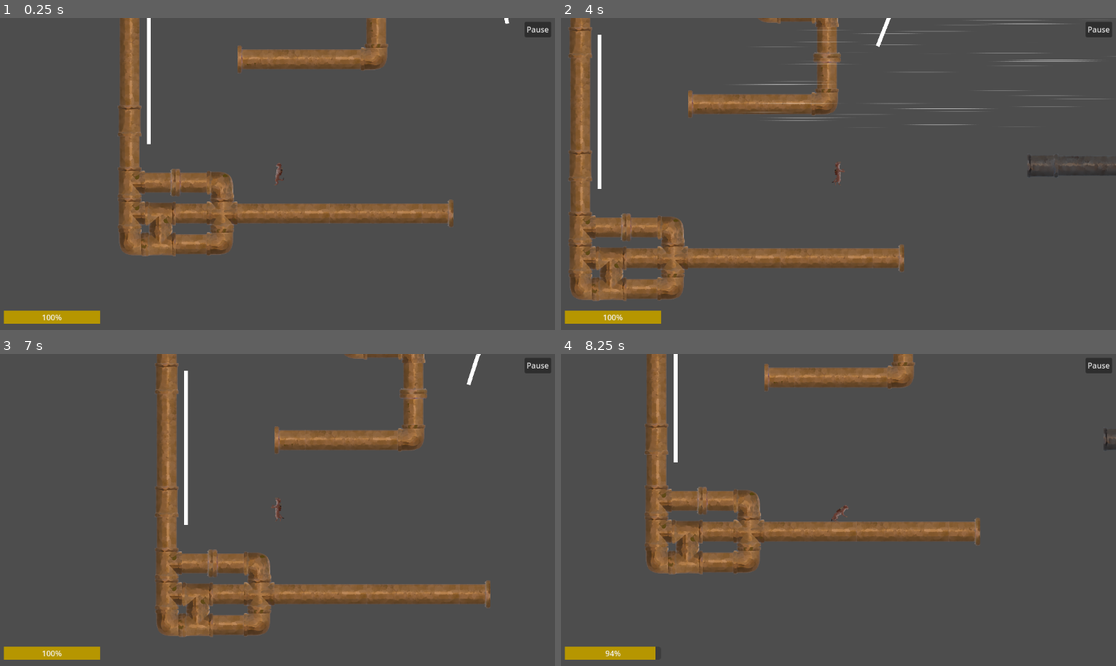
Above: before the commit, frames 1-4 (two rows, left to right).
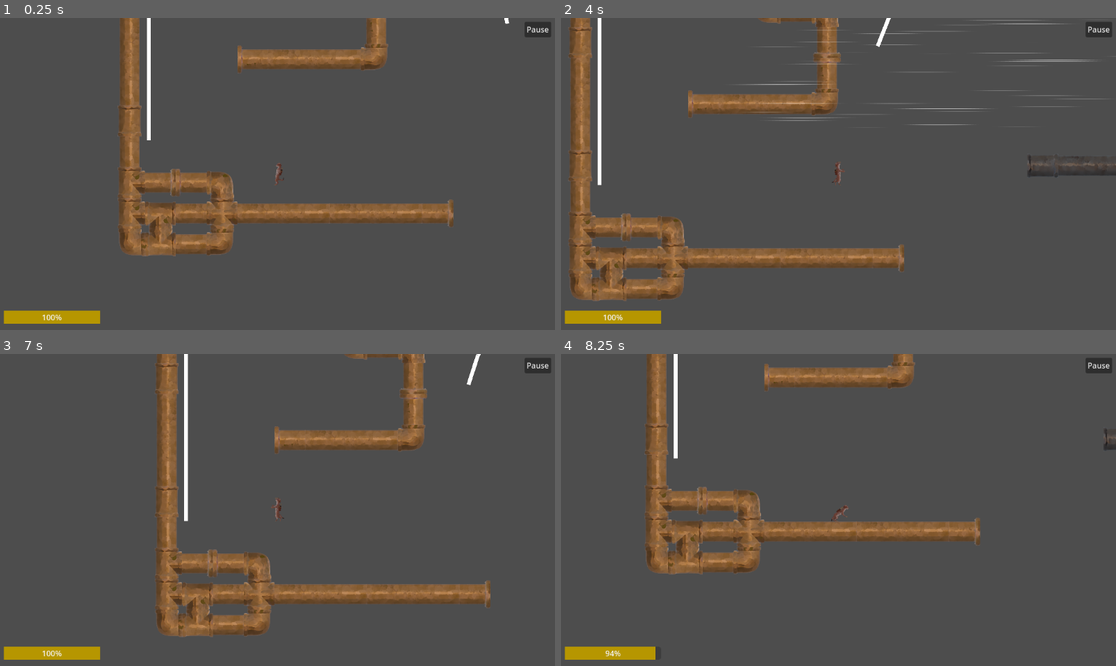
Above: after the commit, the same moments.

Repository: Doozitron9000/wind-game
Game: Godot game, scene res://levels/test_level.tscn
Two runs of this game, one before a commit and one after it. Both use one fixed random seed, a clock stepped at 60 frames per second and the inputs below.
Inputs (mouse positions are in pixels of both pictures, inside the frame that each line leads up to):
- Up to frame 1 (0.25 s): no input
- Up to frame 2 (4 s): move the mouse to (960, 158) at 0.52 s; hold Right (right) 0.53-2.03 s; tap E (interact) at 0.6, 1.35, 2.3, 3.05, 3.6 s; tap Space (jump) at 0.77, 1.52, 3.02, 3.77 s; move the mouse to (727, 189) at 1.27 s; move the mouse to (894, 105) at 2.02 s; hold A (left) 2.03-2.78 s; hold Shift (sprint) 2.03-2.78 s; move the mouse to (810, 236) at 2.77 s; hold Right (right) from 2.78 s (still down); click (810, 236) at 2.85 s; move the mouse to (1005, 220) at 3.52 s
- Up to frame 3 (7 s): move the mouse to (111, 463) at 4.27 s; release Right (right) at 4.28 s; hold A (left) 4.28-5.03 s; tap E (interact) at 4.35, 5.3, 6.05, 6.6 s; tap Space (jump) at 4.52, 6.02, 6.77 s; move the mouse to (305, 510) at 5.02 s; hold Right (right) 5.03-5.78 s; hold Shift (sprint) 5.03-5.78 s; move the mouse to (194, 432) at 5.77 s; hold A (left) from 5.78 s (still down); click (194, 432) at 5.85 s; move the mouse to (399, 494) at 6.52 s
- Up to frame 4 (8.25 s): move the mouse to (727, 525) at 7.27 s; release A (left) at 7.28 s; hold Right (right) from 7.28 s (still down); tap E (interact) at 7.35 s; tap Space (jump) at 7.52 s; move the mouse to (894, 441) at 8.02 s; hold Shift (sprint) from 8.03 s (still down)

The runs differ from the first frame. In frame 1, less than 0.1% of the frame differs, in the area x 26-28%, y 39-41%; in frame 2, less than 0.1%, in the area x 6-8%, y 0-55%; in frame 3, less than 0.1%; in frame 4, less than 0.1%.

Commit message:
Finished the rope
Ropes are now of variable segment length and count
and these values can be set via the inspector. A
hint showing their lenght and position is shown
while in the inspector

Diff:
--- a/interactable/rope/rope.tscn
+++ b/interactable/rope/rope.tscn
@@ -1,11 +1,12 @@
 [gd_scene load_steps=3 format=3 uid="uid://chc1gwiv2v1by"]
 
-[ext_resource type="PackedScene" uid="uid://dpyajld673t7x" path="res://interactable/rope/rope_segment.tscn" id="1_v0h3s"]
+[ext_resource type="Script" uid="uid://cwkwf25qieixt" path="res://interactable/scripts/rope/rope.gd" id="1_ixoxy"]
 
 [sub_resource type="CircleShape2D" id="CircleShape2D_hpeeh"]
 radius = 8.0
 
 [node name="Rope" type="Node2D"]
+script = ExtResource("1_ixoxy")
 
 [node name="Top" type="StaticBody2D" parent="."]
 collision_layer = 0
@@ -13,26 +14,3 @@
 
 [node name="CollisionShape2D" type="CollisionShape2D" parent="Top"]
 shape = SubResource("CircleShape2D_hpeeh")
-
-[node name="Segment1" parent="." node_paths=PackedStringArray("above_segment", "below_segment") instance=ExtResource("1_v0h3s")]
-above_segment = NodePath("../Top")
-below_segment = NodePath("../Segment2")
-
-[node name="Segment2" parent="." node_paths=PackedStringArray("above_segment", "below_segment") instance=ExtResource("1_v0h3s")]
-position = Vector2(0, 64)
-above_segment = NodePath("../Segment1")
-below_segment = NodePath("../Segment3")
-
-[node name="Segment3" parent="." node_paths=PackedStringArray("above_segment", "below_segment") instance=ExtResource("1_v0h3s")]
-position = Vector2(0, 128)
-above_segment = NodePath("../Segment2")
-below_segment = NodePath("../Segment4")
-
-[node name="Segment4" parent="." node_paths=PackedStringArray("above_segment", "below_segment") instance=ExtResource("1_v0h3s")]
-position = Vector2(0, 192)
-above_segment = NodePath("../Segment3")
-below_segment = NodePath("../Segment5")
-
-[node name="Segment5" parent="." node_paths=PackedStringArray("above_segment") instance=ExtResource("1_v0h3s")]
-position = Vector2(0, 256)
-above_segment = NodePath("../Segment4")
--- a/interactable/rope/rope_segment.tscn
+++ b/interactable/rope/rope_segment.tscn
@@ -4,13 +4,16 @@
 [ext_resource type="Script" uid="uid://du48wfsc6ikr0" path="res://interactable/scripts/rope/rope_interaction.gd" id="2_umqrb"]
 
 [sub_resource type="CapsuleShape2D" id="CapsuleShape2D_mrry0"]
+resource_local_to_scene = true
 radius = 4.0
 height = 64.0
 
 [sub_resource type="RectangleShape2D" id="RectangleShape2D_umqrb"]
+resource_local_to_scene = true
 size = Vector2(16, 64)
 
 [sub_resource type="RectangleShape2D" id="RectangleShape2D_83rwn"]
+resource_local_to_scene = true
 size = Vector2(80, 64)
 
 [node name="RopeSegment" type="RigidBody2D" groups=["wind_affected"]]
--- /dev/null
+++ b/interactable/scripts/rope/rope.gd
@@ -0,0 +1,61 @@
+@tool
+extends Node2D
+
+@export var segment_length : float = 64.0:
+	set(v):
+		segment_length = max(16, v)
+		queue_redraw()
+
+@export var segment_count : int = 5:
+	set(v):
+		segment_count = max(1, v)
+		queue_redraw()
+
+# the array of segments
+var segments : Array[RopeSegment] = []
+
+@onready var segment_scene := preload("res://interactable/rope/rope_segment.tscn")
+@onready var top := $Top
+
+func _ready() -> void:
+	if Engine.is_editor_hint():
+		return
+	# make and parent all the segments
+	for i in range(segment_count):
+		var new_segment : RopeSegment = segment_scene.instantiate()
+		new_segment.setup(segment_length)
+		add_child(new_segment)
+		new_segment.position.y = i * segment_length
+		segments.append(new_segment)
+
+	# now await the first physics frame before adding the segments so we know
+	# everything is prepper and read
+	await get_tree().physics_frame
+	var first_segment := segments[0]
+	first_segment.position = Vector2.ZERO
+	first_segment.set_above_segment(top)
+	for i in range(segment_count - 1):
+		var previous_segment := segments[i]
+		var current_segment := segments[i+1]
+		current_segment.set_above_segment(previous_segment)
+		previous_segment.below_segment = current_segment
+
+# draw function for drwaing editor hints
+func _draw():
+	if not Engine.is_editor_hint():
+		return
+
+	var y := 0.0
+	var col := Color(0.3, 0.9, 1.0)
+
+	for i in range(segment_count):
+		var start := Vector2(0, y)
+		var end := Vector2(0, y + segment_length)
+
+		# segment line
+		draw_line(start, end, col, 3.0)
+
+		# joint dot
+		draw_circle(end, 4.0, Color.WHITE)
+
+		y += segment_length
--- a/interactable/scripts/rope/rope_segment.gd
+++ b/interactable/scripts/rope/rope_segment.gd
@@ -1,3 +1,4 @@
+@tool
 class_name RopeSegment
 extends RigidBody2D
 
@@ -28,9 +29,26 @@
 @onready var joint : PinJoint2D = $Joint
 @onready var expanded_collision := $ExpandedCollision
 @onready var regular_collision := $CollisionArea
+@onready var detection_collision := $DetectionArea/DetectionCollsion
+@onready var visuals := $ColorRect
 
-# on ready assign node b to the pin joint
+func setup(new_length : float) -> void:
+	length = new_length
+
 func _ready() -> void:
+	var mid_point = length/2
+	# now set everything's size
+	visuals.size.y = length
+	detection_collision.shape.size.y = length
+	expanded_collision.shape.size.y = length
+	detection_collision.position.y = mid_point
+	expanded_collision.position.y = mid_point
+	# the regular collision is a capsule not a rect
+	regular_collision.position.y = mid_point
+	regular_collision.shape.height = length
+
+func set_above_segment(new_above_segment : PhysicsBody2D) -> void:
+	above_segment = new_above_segment
 	joint.node_a = above_segment.get_path()
 
 # on process apply the wind
--- a/levels/test_level.tscn
+++ b/levels/test_level.tscn
@@ -28,7 +28,8 @@
 position = Vector2(688, -680)
 
 [node name="Rope3" parent="." instance=ExtResource("12_paa45")]
-position = Vector2(-56, -432)
+position = Vector2(-56, -504)
+segment_count = 6
 
 [node name="Deadzone" type="Area2D" parent="." node_paths=PackedStringArray("respawn_point")]
 script = ExtResource("1_x25rp")
Not shown, added: interactable/scripts/rope/rope.gd.uid
